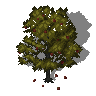
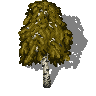
Before/after of a (96, 96) layered artwork. What changed in the layer stack:
hid group "apple2" (18 layers) over [16, 0, 92, 90]
painted on "AUTUMN" (1st of 2, in "apple2" › "LEAF") over [16, 0, 92, 90]
painted on "Layer 58" over [16, 0, 92, 90]
painted on "Layer 56" (1st of 2, in "apple2" › "WOODE") over [16, 0, 92, 90]
painted on "Copy of WOODE Merged" over [16, 0, 92, 90]
showed group "birch" (18 layers) over [16, 0, 92, 90]
added layer "Layer 73" (color, 80%) in group "leafs" over [16, 0, 92, 90]
added layer "base Merged" in group "leafs" over [16, 0, 92, 90]
added group "shadow" (1st of 2, in "birch") with 2 layers in group "birch" over [16, 0, 92, 90]
moved "shadow" (2nd of 2, in "birch" › "shadow") into group "shadow" over [16, 0, 92, 90]
